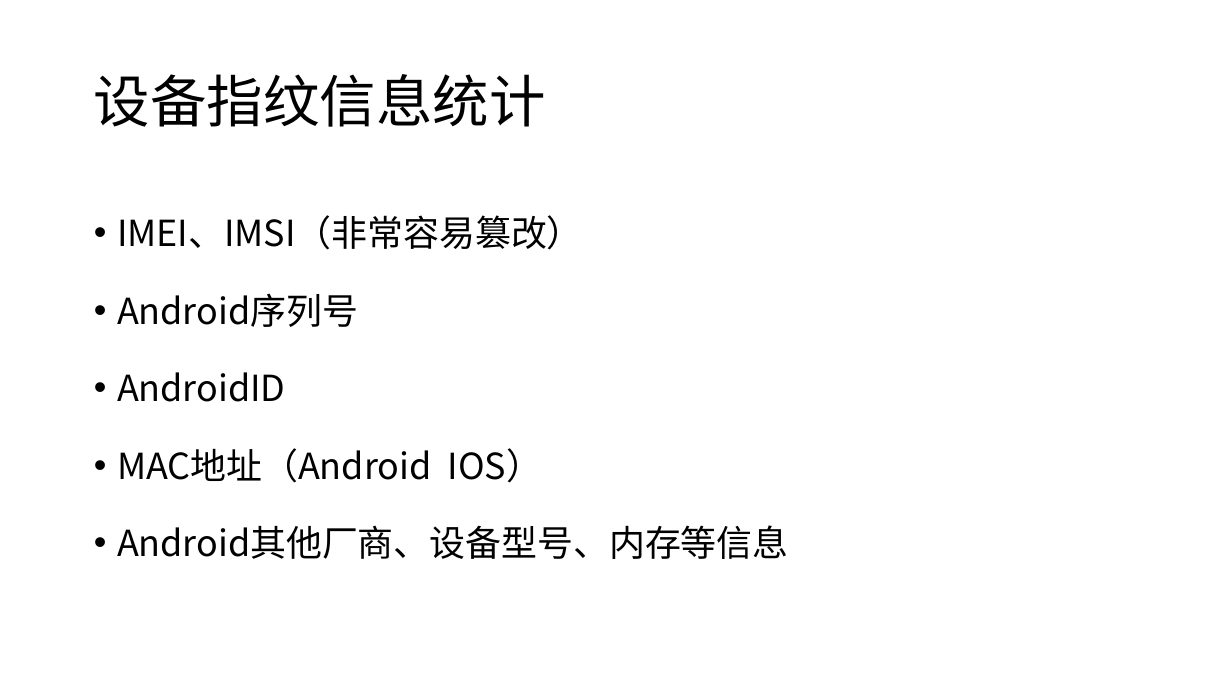
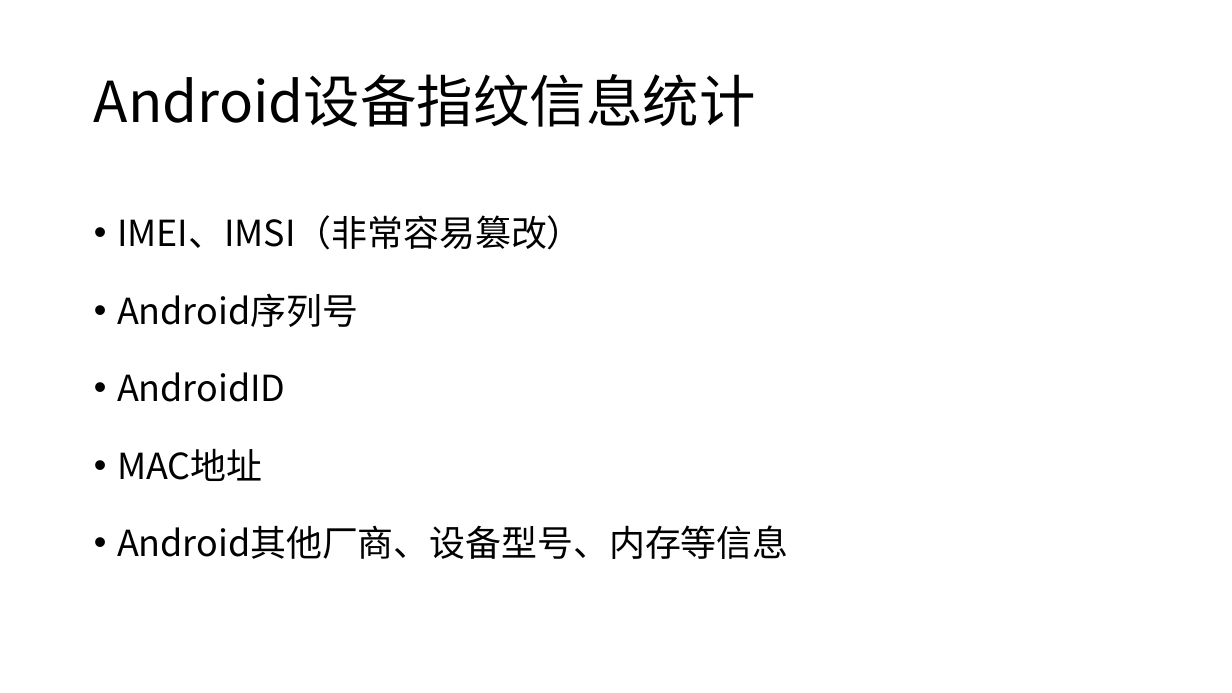
Before and after one commit to happylishang/happylishang.github.io, a slide deck: slide 5 of _posts/Android/严选可信ID项目.pptx. Drawn at 1232x693 pixels with LibreOffice and Linux fonts; fonts in the diff are those of the drawing. Boxes give left, top, right and bottom in pixels: in the first picture for what was removed or moved away, otherwise in the second. Text is boxed around its words. In the diff, an @@ line names an element or a change of style, - is before the commit and + after.

```diff
--- a/_posts/Android/严选可信ID项目.pptx
+++ b/_posts/Android/严选可信ID项目.pptx
@@ title at (94,74,756,127): text changed @@
-设备指纹信息统计
+Android设备指纹信息统计
@@ text at (117,448,262,481): text changed @@
-• MAC地址（Android IOS）
+• MAC地址
```
Also in this commit, not shown: 3 other slides changed, 4 slides added, 1 slide removed.
